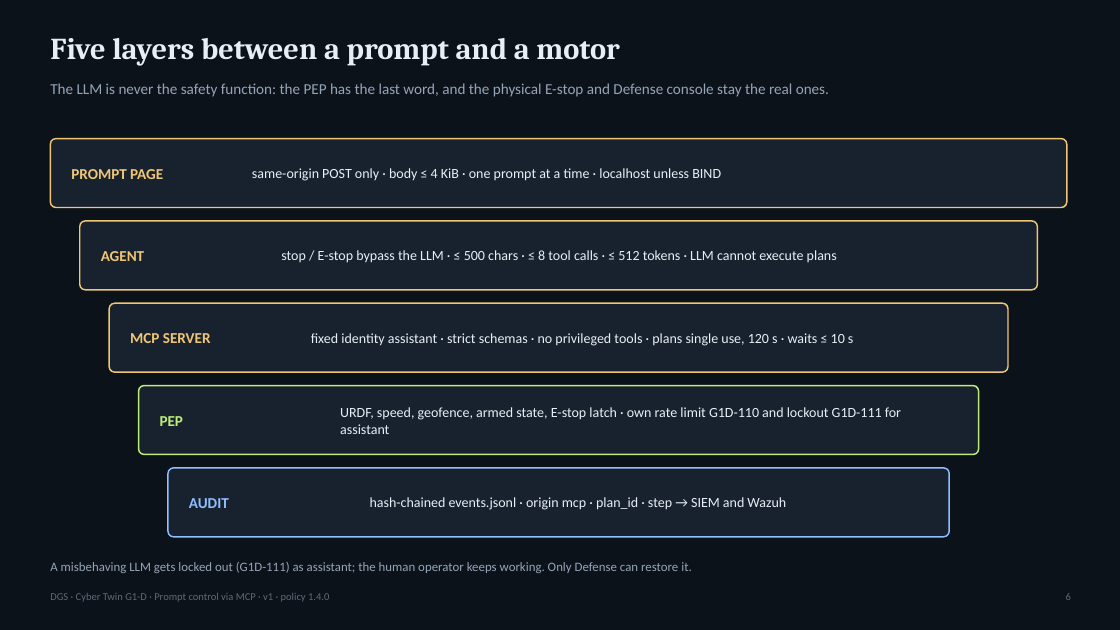
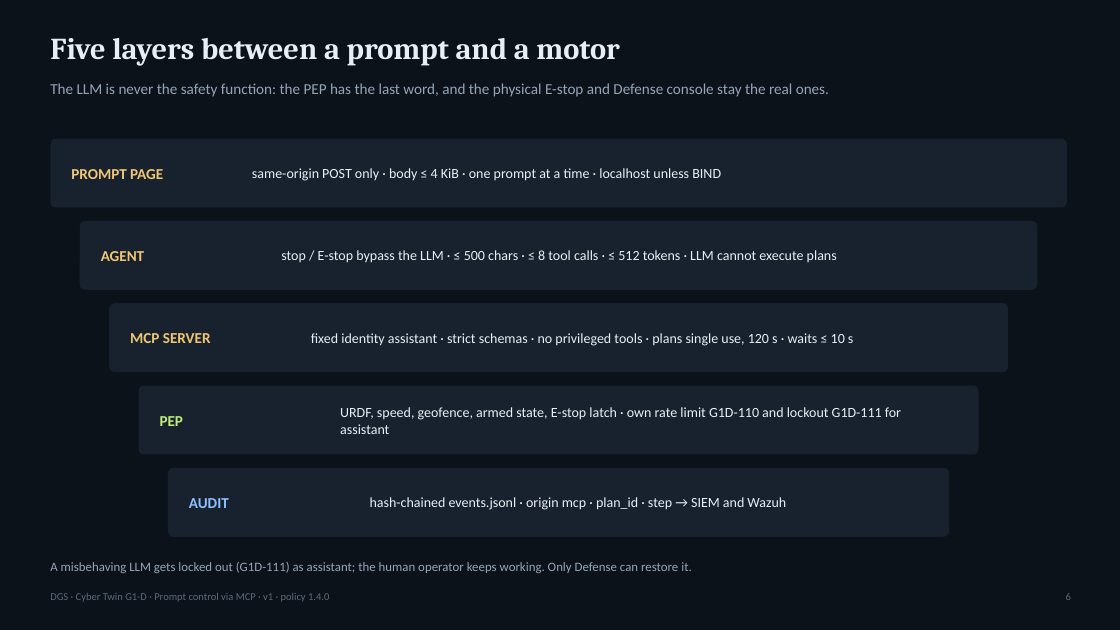
Before and after one commit to jmargni/CyberTwin-G1D, a slide deck: slide 6 of docs/DGS-G1D-prompt-loop-v1.pptx. Drawn at 1120x630 pixels with LibreOffice and Linux fonts; fonts in the diff are those of the drawing. Boxes give left, top, right and bottom in pixels: in the first picture for what was removed or moved away, otherwise in the second. Text is boxed around its words. In the diff, an @@ line names an element or a change of style, - is before the commit and + after.

```diff
--- a/docs/DGS-G1D-prompt-loop-v1.pptx
+++ b/docs/DGS-G1D-prompt-loop-v1.pptx
@@ outline #F0C674 1.25 pt to none in 3 elements at (50,139,1067,208), (80,221,1038,290), (109,303,1008,372) @@
@@ rounded rectangle at (139,386,979,455): outline #C0ED79 1.25 pt to none @@
@@ rounded rectangle at (168,468,949,537): outline #8FBFFF 1.25 pt to none @@
```
Also in this commit, not shown: 6 other slides changed, 2 other files.
